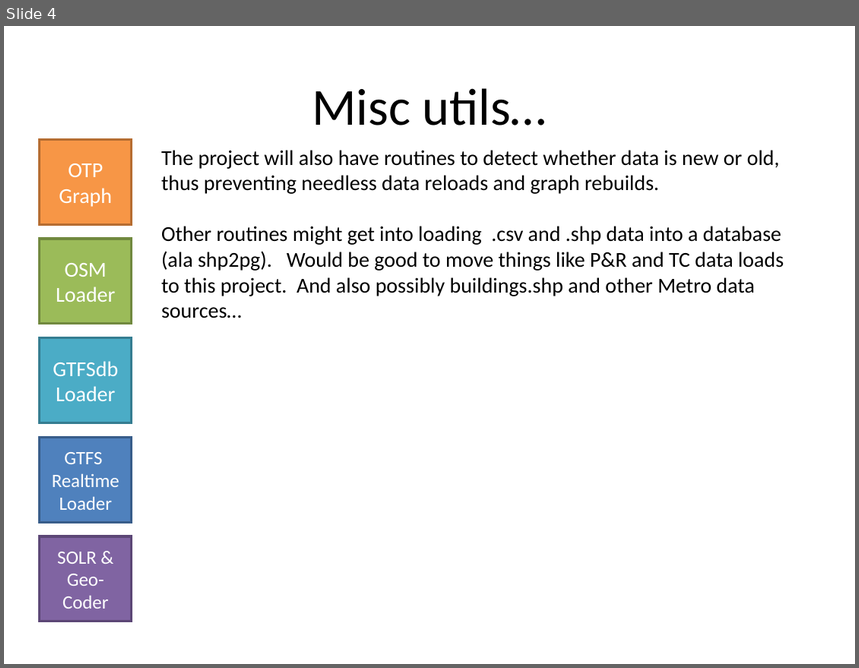
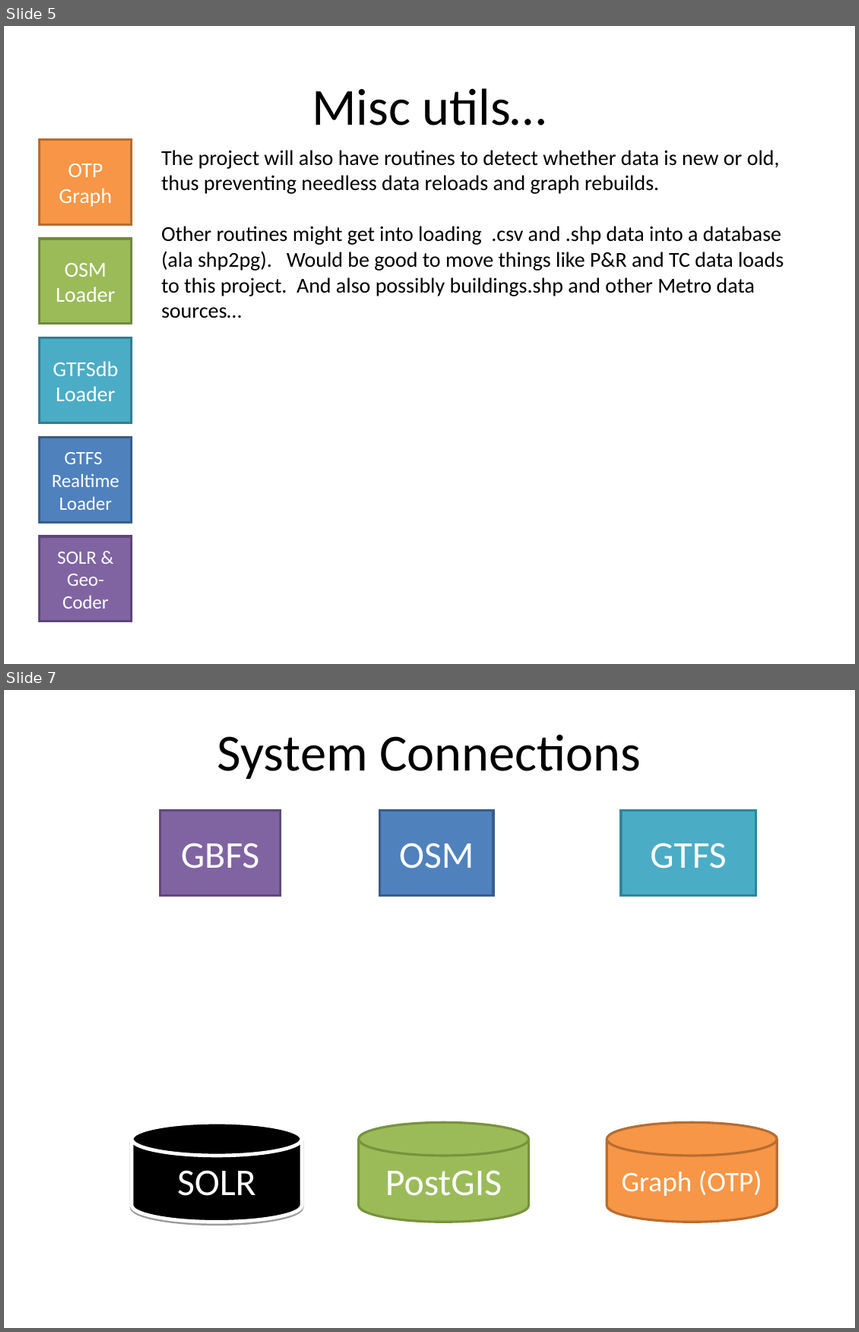
Before and after one commit to OpenTransitTools/loader, a slide deck: docs/OTT Loader.ppt. Shown one above the other, each under a label of ours: slide 4 before the commit, slides 5 and 7 after it; the slides between them are not shown. The pictures are 859x668 and 859x1332 pixels, drawn with LibreOffice and Linux fonts; fonts in the diff are those of the drawing. Boxes give left, top, right and bottom in pixels: in the first picture for what was removed or moved away, otherwise in the second. Text is boxed around its words. In the diff, an @@ line names an element or a change of style, - is before the commit and + after.

```diff
--- a/docs/OTT Loader.ppt
+++ b/docs/OTT Loader.ppt
@@ slide 7 added at (x1=4, y1=690, x2=855, y2=1328), background #FFFFFF @@
@@ title added at (x1=218, y1=734, x2=641, y2=779), 44 pt, text #000000 @@
+System Connections
@@ rectangle added at (x1=160, y1=811, x2=281, y2=896), fill #8064A2, outline #604A7B 2.01 pt, 32 pt, text #FFFFFF @@
+GBFS
@@ rectangle added at (x1=380, y1=811, x2=493, y2=896), fill #4F81BD, outline #385D8A 2.01 pt, 32 pt, text #FFFFFF @@
+OSM
@@ rectangle added at (x1=621, y1=811, x2=756, y2=896), fill #4BACC6, outline #31859C 2.01 pt, 32 pt, text #FFFFFF @@
+GTFS
@@ cylinder added at (x1=132, y1=1122, x2=302, y2=1222), fill #000000, outline #FFFFFF 3 pt, 32 pt, text #FFFFFF @@
+SOLR
@@ cylinder added at (x1=359, y1=1122, x2=529, y2=1222), fill #9BBB59, outline #77933C 2.01 pt, 32 pt, text #FFFFFF @@
+PostGIS
@@ cylinder added at (x1=607, y1=1122, x2=777, y2=1222), fill #F79646, outline #B66D31 2.01 pt, 24 pt, text #FFFFFF @@
+Graph (OTP)
@@ what was slide 4 is now slide 5 @@
```
Also in this commit, not shown: 1 slide changed, 2 other slides added.
